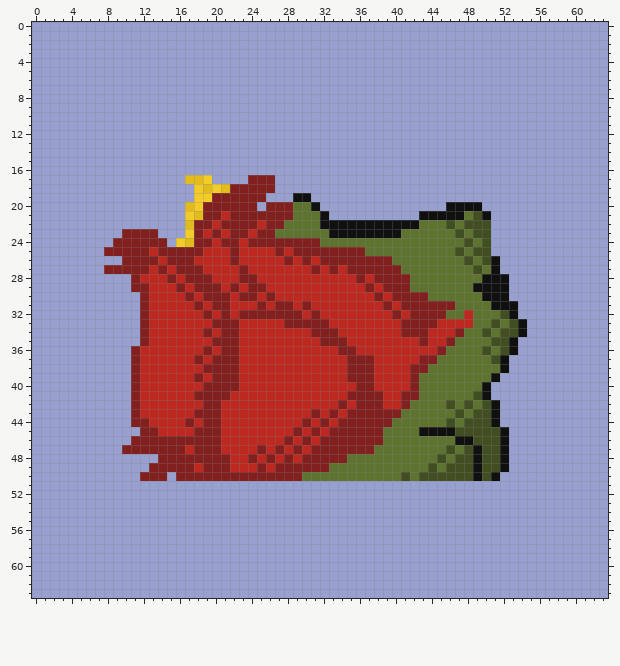
File history of a pixel-art sprite, graphics/pokemon/bulbasaur/back.png. This is how it looked before the edit.
The file is 64x64 pixels.
The same view after the edit:
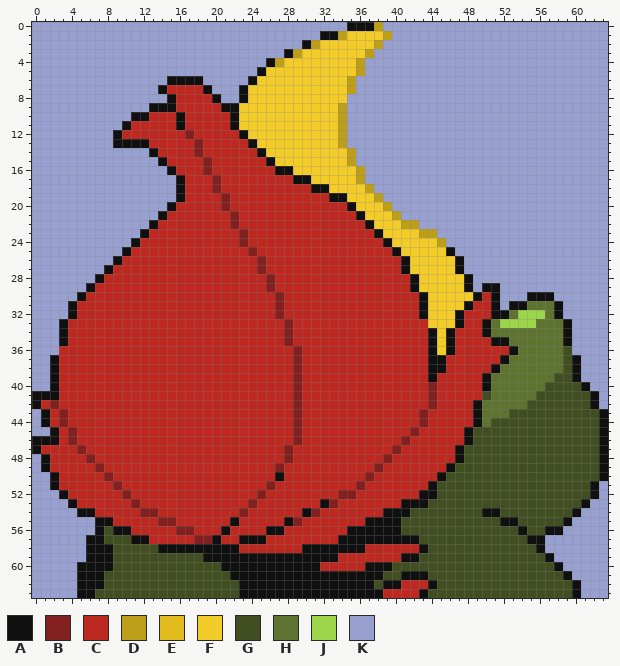
Palette (. is transparent): A #101010  B #82201f  C #bd2920  D #bd9e18  E #e2bc1c  F #f4cc2a  G #414e21  H #5e7330  J #9cd54a  K #98a0d0
The exact change:
Changed rows in their new state; - is an unchanged pixel.
first column x 0:
 0 -----------------------------------AAAD-------------------------
 1 --------------------------------AADFFFFD------------------------
 2 ------------------------------ADFFFFFFD-------------------------
 3 ----------------------------ADFFFFFFFD--------------------------
 4 --------------------------ADFFFFFFFFD---------------------------
 5 -------------------------AFFFFFFFFFFD---------------------------
 6 ---------------AAAA-----AFFFFFFFFFFD----------------------------
 7 --------------ACCCCA---AFFFFFFFFFFFD----------------------------
 8 ---------------ACCCCA--AFFFFFFFFFFF-----------------------------
 9 -------------AAACCCCCAAFFFFFFFFFFFD-----------------------------
10 -----------AACCCACCCCCAFFFFFFFFFFFD-----------------------------
11 ----------ACCCCCACCCCCAFFFFFFFFFFFD-----------------------------
12 ---------ACCCCCCCBCCCCCAFFFFFFFFFFD-----------------------------
13 ---------AAAACCCCCBCCCCCAFFFFFFFFFD-----------------------------
14 -------------ACCCCBCCCCCCAFFFFFFFFFD----------------------------
15 --------------ACCCCBCCCCCCAFFFFFFFFD----------------------------
16 ---------------ACCCBCCCCCCCAAFFFFFFFD---------------------------
17 ----------------ACCCBCCCCCCCCAAFFFFFD---------------------------
18 ----------------ACCCBCCCCCCCCCCAAFFFFD--------------------------
19 ----------------ACCCC-CCCCCCCCCCCAAFFFD-------------------------
20 ---------------ACCCCC-CCCCCCCCCCCCCAFFFD------KKKK--------------
21 --------------ACCCCCC--CCCCCCCCCCCCCAFFFD--KKKKKKKK-------------
22 -------------ACCCCCC-C-CC-CCCCCCCCCCC-FFFDDKKKKKKKK-------------
23 ----------KKACCCCCC-C-C--CCCCCCCCCCCCC-FFFFDDKKKKKK-------------
24 ---------KKACCCCCCCC-CCBCCCCCCCCCCCCCCCAFFFFFDKKKKK-------------
25 --------KKACC-CCCCC---C-B--C-CCCCCCCCCCCAFFFFFAKKKK-------------
26 ---------ACCCC-CCC----C--B--C-C-CCCCCCCCCAFFFFFAKKKK------------
27 --------ACCCC-C-CCC----C-B-----C-C-CCCCCCAFFFFFAKKKK------------
28 -------ACCCC---C-CCC---CC-B---------C-CCCCAFFFFFAKKKK-----------
29 ------ACCCCCC---C-CCC-C-CCB----------C-CCCAFFFFFAK--K-----------
30 -----ACCCCCCC----C-CCC-CC-CB----------C-CCCAFFFFFAC-K--AAA------
31 ----ACCCCCCCC-----C-CC---C--C-C--------C-CCAFFFFACC-K-AHHHA-----
32 ----ACCCCCCCC------C-C-CCCC-CC-C--------C-CAFFFA-CCAAHJJJHA-----
33 ---ACCCCCCCCC-------CCC------CCCC--------CCCFFFA-CAHJJJJHHHA----
34 ---ACCCCCCCCC------C-CC-----B--CCC-------CCCAFACCCA-HHHHHHHA----
35 ---ACCCCCCCCC-------CCC-----B---CCC--------CAFACCCCAAHHHHHHA----
36 ---CCCCCCCCC-------C-CC------B----CC--------AFACCCCCC-HHHHHG----
37 --ACCCCCCCCC------C-CCC------B-----CCC-----CAACCCCCC-HHHHHHGA---
38 --ACCCCCCCCC-------CCCC------B-----CCC----CCAACCCCCAHHHHHHHGA---
39 --ACCCCCCCCC------C-CCC------B-----CCC----CCACCCCCAHHHHHHHGGA---
40 --ACCCCCCCCC-------CCCC------B------CC----CCBCCCCC-HHHHHHGGGGA--
41 AAACCCCCCCCC------CCCC-------B-----CCCC--CCCBCCCCCGHHHHHGGGGGGA-
42 ACBCCCCCCCCC-------CC--------B----C-CCC--CCCBCCCCAHHHHHGGGGGGGA-
43 -ACBCCCCCCCC------CCC--------B-C-C-CCCCCCCCBCCCCCAHHHGGGGGGGGGGA
44 -ACBCCCCCCCCC----C-CC--------BC-C-CCCCCCCCCBCCCCCAHGGGGGGGGGGGGA
45 --ACBCCCCCCCCC----CCC----------C-CCCCCCCCCBCCCCCA---GGGGGGGGGGGA
46 AAACBCCCCCCCCCCCCCCCC-------CBC-CCCCCCCCCBCCCCCC----GGGGGGGGGGGA
47 ACCCCBCCCCCCCCCCC-CCC----C-CBC-CCCCCCCCCBCCCCCCA-G--GGGGGGGGGGGA
48 -ACCCCBCCCCCCCCCCCCCCC--C-C---CCCCCCCCCBCCCCCCCA-G--GGGGGGGGGGGA
49 -ACCCCCBCCCCCCCCCC-CCC---C--CCCCCCCCCCBCCCCCCCA--G--GGGGGGGGGGGA
50 --ACCCCCBCCCCCCCCCCCCCCCCCCACCCCCCCCCBCCCCCCCA---G-GGGGGGGGGGGGA
51 --ACCCCCCBCCCCCCCCCCCCCCCCBCCCCCCCCCBCCCCCCCAGGGGGGGGGGGGGGGGGA-
52 ---ACCCCCCBCCCCCCCCCCCCCCBCCCCCCCCBBCCCCCCCAAGGGGGGGGGGGGGGGGGA-
53 ----ACCCCCCBCCCCCCCCCCCCBCCCCCCCABCCCCCCCAAAGGGGGGGGGGGGGGGGGA--
54 -----AACCCCCBBCCCCCCCCCBCCCCCCABCCCCCCCAAAGGGGGGGGAAGGGGGGGGA---
55 -------AACCCCCBBCCCCCCACCCCCABCCCCCCCAAAAGGGGGGGGGGGAAGGGGGA----
56 -------AGAACCCCCBBCCCACCCCAACCCCCCCAAAAAAGGGGGGGGGGGGGAGGAA-----
57 ------AAGGGAACCCCCBBACCAAACCCCCCCCAAAAAAAAAGGGGGGGGGGGGAA-------
58 ------AAAGGGGGAAAAAAAAACCCCCCCAAAAAAACCCCCCAGGGGGGGGGGGGA-------
59 ------AAAGGGGGGGGGGAAAAAAAAAAAAAAACCCCCCCAAGGGGGGGGGGGGGGA------
60 -----AAAAGGGGGGGGGGGGAAAAAAAAAAACCCCCAAAGGGGGGGGGGGGGGGGGGA-----
61 -----AAAGGGGGGGGGGGGGGAAAAAAAAAAAAAAAAAGGAAAGGGGGGGGGGGGGGGA----
62 -----AAAGGGGGGGGGGGGGGGAAAAAAAAAAAAAAAGAACCCAGGGGGGGGGGGGGGGA---
63 -----AAGGGGGGGGGGGGGGGGAAAAAAAAAAAAAAAACCCCAGGGGGGGGGGGGGGGGA---
Changed places in both pictures, as pixel boxes (x1, y1, x2, y2):
changed: (32, 22, 608, 598)
